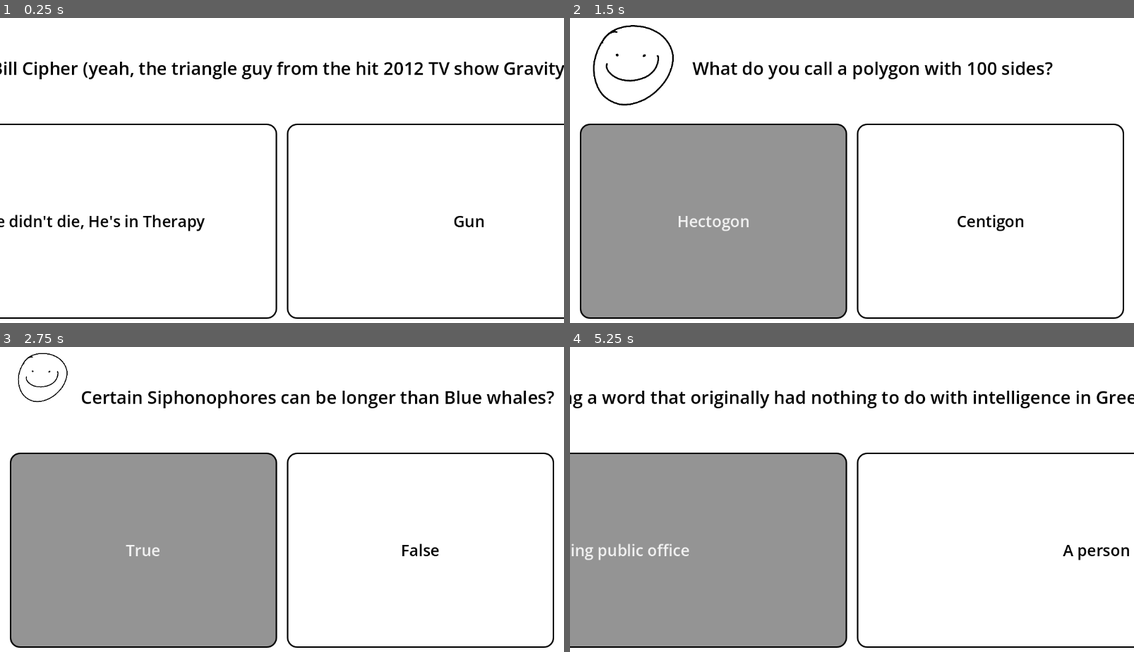
Above: before the commit, frames 1-4 (two rows, left to right).
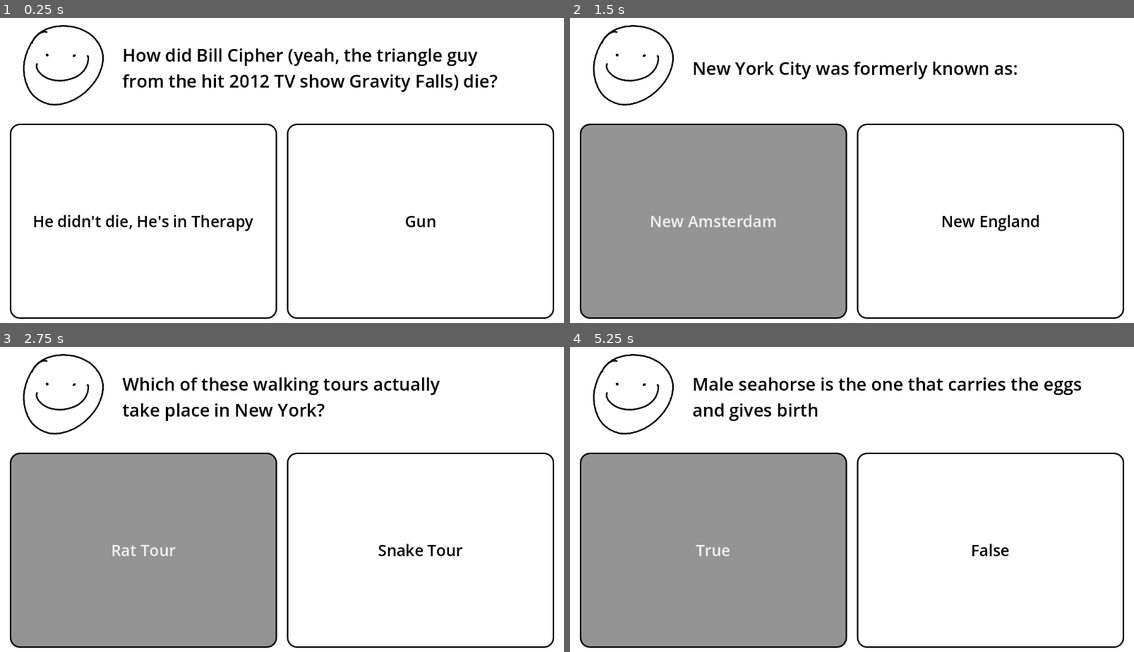
Above: after the commit, the same moments.

Repository: 2DPyramid/2D-Puzzle-Game_REPO
Game: Godot game, scene res://scenes/main.tscn
The game is run twice, just before and just after one commit, with the same random seed, the same clock (stepped at 60 frames per second) and the same inputs.
Inputs:
- Up to frame 1 (0.25 s): no input
- Up to frame 2 (1.5 s): click "He didn't die, He's in Therapy" at 0.5 s; click "10%" (after the commit: "Hectogon") at 1.25 s
- Up to frame 3 (2.75 s): click "Hectogon" (after the commit: "New Amsterdam") at 2 s
- Up to frame 4 (5.25 s): click "True" (after the commit: "Rat Tour") at 2.75 s; click "True" (after the commit: "195") at 3.5 s; click "America" (after the commit: "A little mouse") at 4.25 s; click "New Amsterdam" (after the commit: "1.618") at 5 s

The runs differ from the first frame. In frame 1, 6.0% of the frame differs, in the area x 0-100%, y 2-99%; in frame 2, 2.5%; in frame 3, 4.3%; in frame 4, 6.0%.

Commit message:
2026 03 15 4:08 PM
Fixed Long questions going over
Added Total Question count
Added Percent Correct
Added 7 more question (47 total)

Diff:
--- a/2dTriviaGame/script/global.gd
+++ b/2dTriviaGame/script/global.gd
@@ -52,18 +52,18 @@
 		"question": "How many time zone does the US have?",
 		"options": ["11", "19"],
 		"correct": 0
-	},
-	#Mahira-Started adding questions
-	{
-		"question": "What season does Australia experience in December?",
+	}, #Mahira-Started adding questions
+	{
+		"question": "What season does Australia
+		experience in December?",
 		"options": ["Winter","Summer"],
 		"correct": 1
-		},
+	},
 	{
 		"question": "How many countries are there in the world today?",
-		"options": ["195","200"],
-		"correct": 0
-		},
+		"options": ["195","203"],
+		"correct": 0
+	},
 	{
 		"question": "“Laser” is an acronym",
 		"options": ["True","False"],
@@ -75,37 +75,44 @@
 		"correct": 1
 	},
 	{
-		"question": "Which country is home to the most timezones in the world?",
+		"question": "Which country is home to the most
+		timezones in the world?",
 		"options": ["France", "Russia"],
 		"correct": 0
 	},
 	{
 		"question": "What do you call a polygon with 100 sides?",
 		"options": ["Hectogon", "Centigon"],
-		"correct": 1
-	},
-	{
-		"question": "What is the 'Golden Ratio' in numerical representation?",
+		"correct": 0
+	},
+	{
+		"question": "What is the 'Golden Ratio' in numerical
+		representation?",
 		"options": ["1.618", "2.718"],
 		"correct": 0
 	},
 	{
 		"question": "Who invented Algebra and Algorithms?",
-		"options": ["Leonhard Euler", "Muhammad ibn Musa al-Khwarizmi"],
-		"correct": 1
-	},
-	{
-		"question": "The word 'Bank' and the word 'Bankruptcy' both come from an Italian word for____",
+		"options": ["Leonhard Euler", "Muhammad ibn
+		Musa al-Khwarizmi"],
+		"correct": 1
+	},
+	{
+		"question": "The word 'Bank' and the word 'Bankruptcy'
+		both come from an Italian word for____",
 		"options": ["A locked chest", "A wooden bench"],
 		"correct":1
 	},
 	{
-		"question": "You are statistically more likely to be killed by a falling vending machine than by what animal?",
+		"question": "You are statistically more
+		likely to be killed by a falling
+		vending machine than by what animal?",
 		"options": ["A Shark", "A Bear"],
 		"correct": 0
 	},
 	{
-		"question": "Which came first: the Orange (the fruit) or Orange (the color)?",
+		"question": "Which came first: the Orange (the fruit)
+		or Orange (the color)?",
 		"options": ["The fruit", "The color"],
 		"correct": 0
 	},
@@ -115,7 +122,8 @@
 		"correct": 0
 	},
 	{
-		"question": "Certain Siphonophores can be longer than Blue whales?",
+		"question": "Certain Siphonophores can be longer
+		than Blue whales?",
 		"options": ["True", "False"],
 		"correct": 0
 	},
@@ -125,17 +133,21 @@
 		"correct": 0
 	},
 	{
-		"question": "Female platypuses sweat milk from their skin, because they don’t have nipples",
-		"options": ["True", "False"],
-		"correct": 0
-	},
-	{
-		"question": "Male seahorse is the one that carries the eggs and gives birth",
-		"option": ["True", "False"],
-		"correct": 0
-	},
-	{
-		"question": "If a one legged Octopus gives one of its legs to its mate, how many legs does the octopus now have?",
+		"question": "Female platypuses sweat milk from their skin,
+		because they don’t have nipples",
+		"options": ["True", "False"],
+		"correct": 0
+	},
+	{
+		"question": "Male seahorse is the one that carries the eggs
+		and gives birth",
+		"options": ["True", "False"],
+		"correct": 0
+	},
+	{
+		"question": "If a one legged Octopus gives
+		one of its legs to its mate, how many legs
+		does the octopus now have?",
 		"options": ["7","0"],
 		"correct": 1
 	},
@@ -155,12 +167,14 @@
 		"correct": 0
 	},
 	{
-		"question": "Washington Square, Madison Square, Bryant, and Union Square Parks were all formerly:",
+		"question": "Washington Square, Madison Square, Bryant Park,
+		and Union Square Parks were all formerly:",
 		"options": ["Early Settlements", "Graveyards"],
 		"correct": 1
 	},
 	{
-		"question": "Which body of water flows beneath the Brooklyn Bridge?",
+		"question": "Which body of water flows
+		beneath the Brooklyn Bridge?",
 		"options": ["East River", "Delaware River"],
 		"correct": 0
 	},
@@ -175,39 +189,88 @@
 		"correct": 0
 	},
 	{
-		"question": "Which of these walking tours actually take place in New York?",
+		"question": "Which of these walking tours actually
+		take place in New York?",
 		"options": ["Rat Tour", "Snake Tour"],
 		"correct": 0
 	},
 	{
-		"question": "If a company’s profits are 'Decimated,' what percentage of your unit would be killed if you were 'Decimated'?",
+		"question": "If a company’s profits are 'Decimated,'
+		what percentage of your unit would be killed
+		if you were 'Decimated'?",
 		"options": ["10%", "90%"],
 		"correct": 0
 	},
 	{
-		"question": "If you call someone 'Idiotic,' you are using a word that originally had nothing to do with intelligence in Greek. What did an idiōtēs originally refer to?",
-		"options": ["A private citizen not holding public office", "A person wjo couldn't count"],
-		"correct": 0
-	},
-	{
-		"question": "The word 'Muscle' comes from the Latin musculus. If you translate it literally, what little creature are you saying is under your skin?",
-		"options": ["A little mouse", "A hard shell"],
-		"correct": 0
-	},
-	{
-		"question": "How did Bill Cipher (yeah, the triangle guy from the hit 2012 TV show Gravity Falls) die?",
+		"question": "What did an idiōtēs (idiot)
+		originally refer to in Greek?",
+		"options": ["A private citizen", "A person who couldn't count"],
+		"correct": 0
+	},
+	{
+		"question": "The word 'Muscle' comes from the Latin musculus.
+		If you translate it literally, _______ is
+		is under your skin",
+		"options": ["A little mouse", "A little snale"],
+		"correct": 0
+	},
+	{
+		"question": "How did Bill Cipher (yeah, the triangle guy
+		from the hit 2012 TV show Gravity Falls) die?",
 		"options": ["He didn't die, He's in Therapy", "Gun"],
 		"correct": 0
 	},
 	{
-		"question": "Which light has the highest frequency and lowest wavelength?",
+		"question": "Which light has the highest frequency and
+		lowest wavelength?",
 		"options": ["Violet Light", "Red Light"],
 		"correct": 0
 	},
 	{
-		"question": "Which of these are considered a 'Fish' by modern zoologists?",
+		"question": "Which of these are considered a 'Fish'
+		by modern zoologists?",
 		"options": [ "Shellfish", "Seahorse" ],
 		"correct": 1
 	},
+	{
+		"question": "The word Gymnasium comes from
+		the Ancient Greek word gymnós. What does
+		that root mean?",
+		"options": [ "To sweat", "To be naked" ],
+		"correct": 1
+	},
+	{
+		"question": "Sharks are exclusively found
+		in marine/saltwater environments",
+		"options": [ "True", "False" ],
+		"correct": 1
+	},
+	{
+		"question": "Clown Fish...",
+		"options": [ "are solitary creatures", "have a caste system
+		and can change sex" ],
+		"correct": 1
+	},
+	{
+		"question": "Lungfish",
+		"options": [ "Have lungs", "Do not actually have lungs" ],
+		"correct": 0
+	},
+	{
+		"question": "Pigs sweat",
+		"options": [ "True, they sweat.", "False, they don't have
+		functional sweat glands." ],
+		"correct": 1
+	},
+	{
+		"question": "Solve for x: 3a + 2a = 25",
+		"options": [ "5", "Need more information" ],
+		"correct": 1
+	},
+	{
+		"question": "Solve for a: 3a + 2a = 25",
+		"options": [ "5", "Need more information" ],
+		"correct": 0
+	}
 	#keep adding more here
 ]
--- a/2dTriviaGame/script/main.gd
+++ b/2dTriviaGame/script/main.gd
@@ -6,8 +6,10 @@
 #get the button texts and question text from the scene
 
 var current = 0 #start at first question
+var correctAns = 0.0
 
 func _ready():
+	print(str(Global.data.size()) + " Questions Total")
 	update_ui()
 
 
@@ -24,9 +26,9 @@
 	else:
 		#out of questions
 		question.text = "Out of Questions"
+		print("Percent Correct: " + str( int((correctAns / Global.data.size()) *100) )  + "%")
 		ans_1.hide()
 		ans_2.hide()
-
 
 
 
@@ -34,8 +36,8 @@
 	var correct = Global.data[current]["correct"]
 	if index == correct:
 		print("Question " + str(current+1) + ": " + "Correct!")
+		correctAns+=1
 	else:
 		print("Question " + str(current+1) + ": " + "Wrong!")
-
 	current += 1
 	update_ui()
